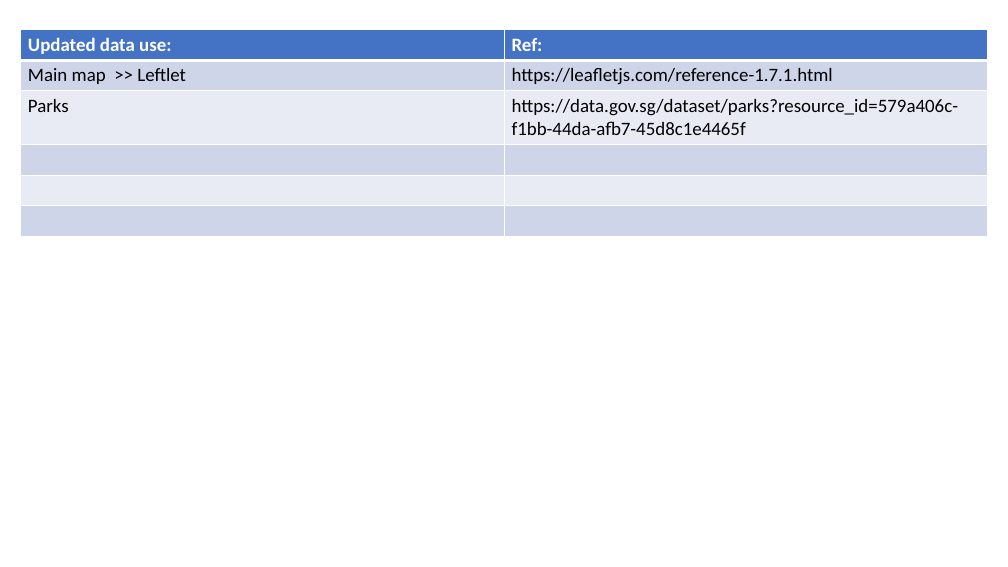
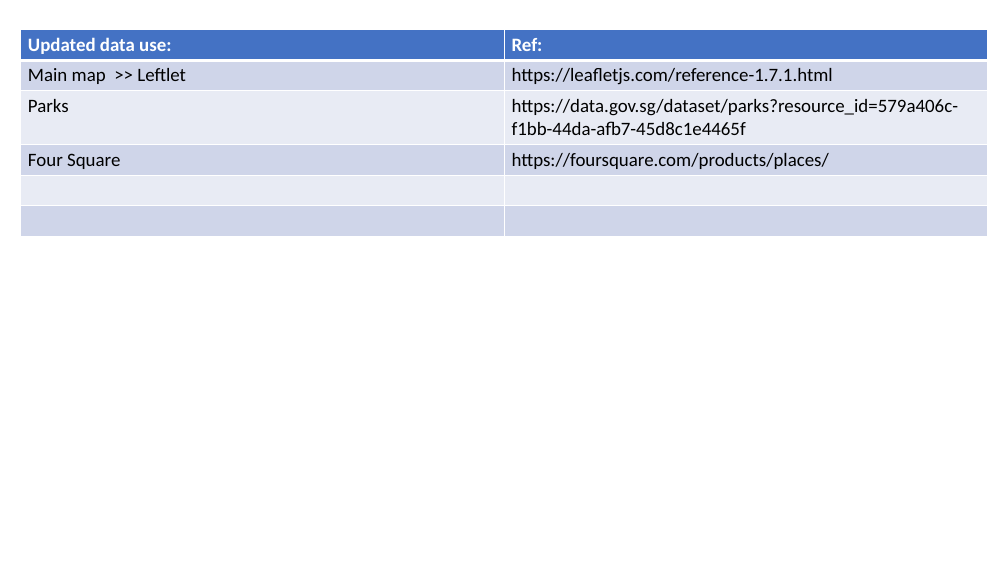
Before and after one commit to annette-p/pre-wedding-photoshoot-locations, a slide deck: slide 7 of wireframe.pptx (slide 6 before the commit). Drawn at 1008x567 pixels with LibreOffice and Linux fonts; fonts in the diff are those of the drawing. Boxes give left, top, right and bottom in pixels: in the first picture for what was removed or moved away, otherwise in the second. Text is boxed around its words. In the diff, an @@ line names an element or a change of style, - is before the commit and + after.

Commit message:
four square places API search impletation, with markers and display name

```diff
--- a/wireframe.pptx
+++ b/wireframe.pptx
@@ table at [20, 29, 988, 236] @@
+row 4: Four Square | https://foursquare.com/products/places/
-row 6:  | 
```
Also in this commit, not shown: 2 other slides changed, 1 slide added, 6 other files.
